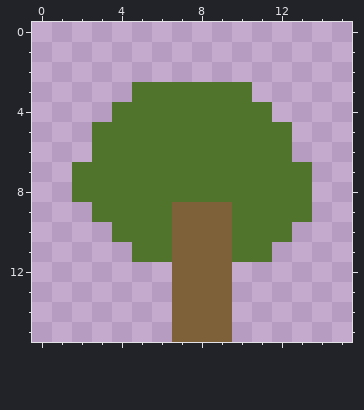
One commit to this pixel-art sprite: textures/blocks/sapling_oak.png. That is the earlier state.
The file is 16x16 pixels.
And afterwards:
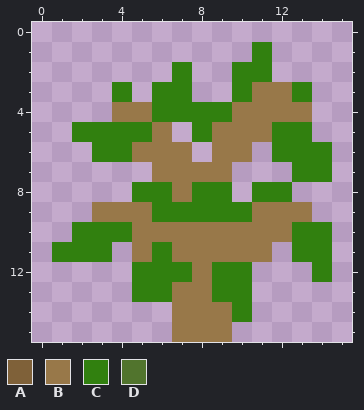
Palette (. is transparent): A #7f6139  B #987849  C #31800f  D #51742d
The exact change:
Changed rows in their new state; - is an unchanged pixel.
first column x 1:
 1 ----------C---
 2 ------C--CC---
 3 ---C.CC..CBBC-
 4 ---BBCCCCBBBB-
 5 -CCCCB.CBBBCC-
 6 --CCBBB.BB.CCC
 7 -....BBBB...CC
 8 -...CCBCC.CC.-
 9 --BBBCCCCCBBB-
10 -CCCBBBBBBBBCC
11 CCC-BCBBBBB-CC
12 ----CCCBCC---C
13 ----CCBBCC----
14 ------BBBC----
15 ------BBB-----
